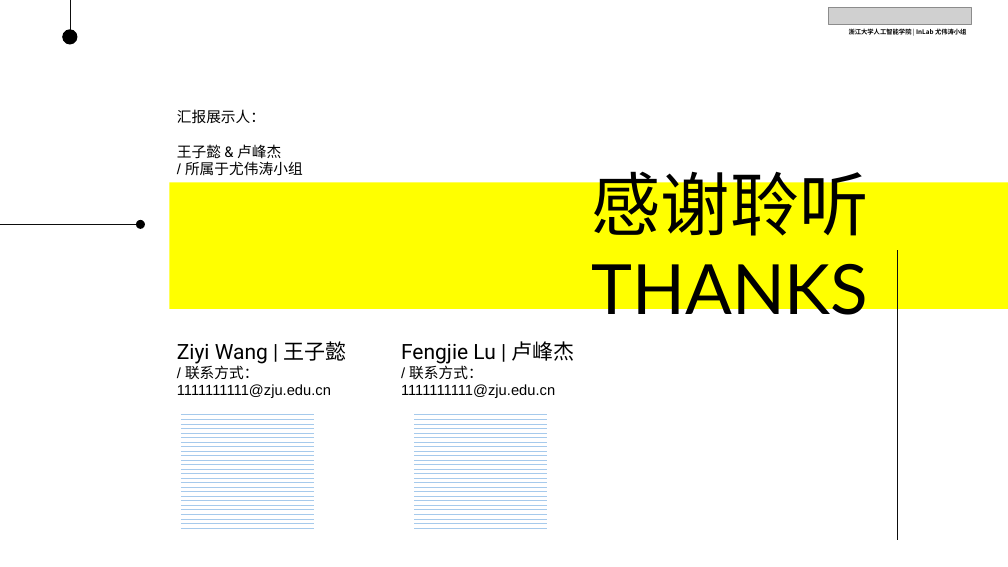
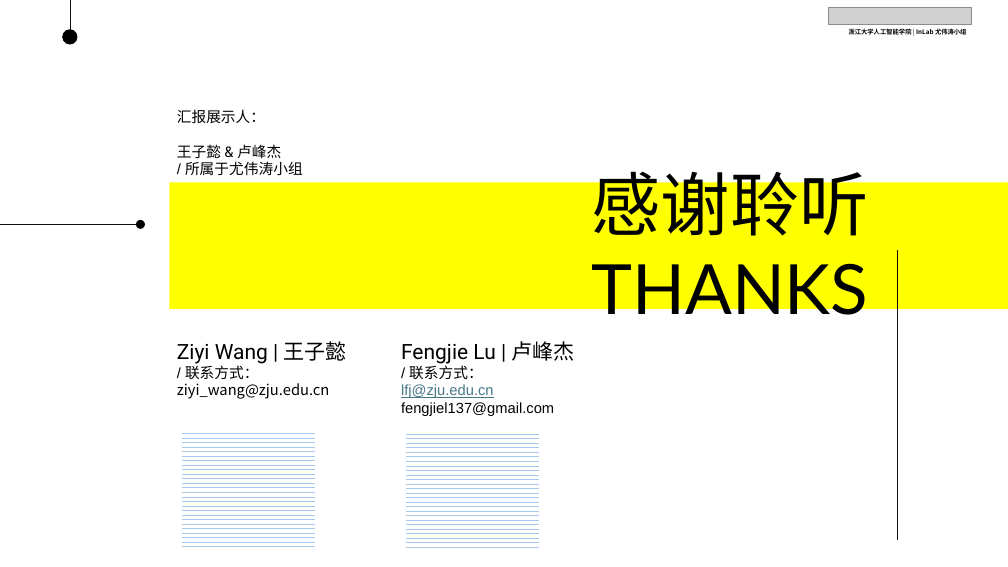
Before and after one commit to ZYW507/WittLab-Pre-Template, a slide deck: slide 9 of template/Showreel展示文稿模板.pptx. Drawn at 1008x567 pixels with LibreOffice and Linux fonts; fonts in the diff are those of the drawing; grey boxes stand for pictures. Boxes give left, top, right and bottom in pixels: in the first picture for what was removed or moved away, otherwise in the second. Text is boxed around its words. In the diff, an @@ line names an element or a change of style, - is before the commit and + after.

```diff
--- a/template/Showreel展示文稿模板.pptx
+++ b/template/Showreel展示文稿模板.pptx
@@ text at [177,383,330,399]: text changed; font Arial to Noto Sans CJK SC @@
-1111111111@zju.edu.cn
+ziyi_wang@zju.edu.cn
@@ text at [401,384,554,416]: text changed @@
-1111111111@zju.edu.cn
+lfj@zju.edu.cn
+fengjiel137@gmail.com
@@ rectangle: place and size @@
-rectangle at [181,410,314,532]
+rectangle at [182,429,315,551]
@@ rectangle: place and size @@
-rectangle at [414,410,547,532]
+rectangle at [406,430,539,551]
```
Also in this commit, not shown: 1 other slide changed.
